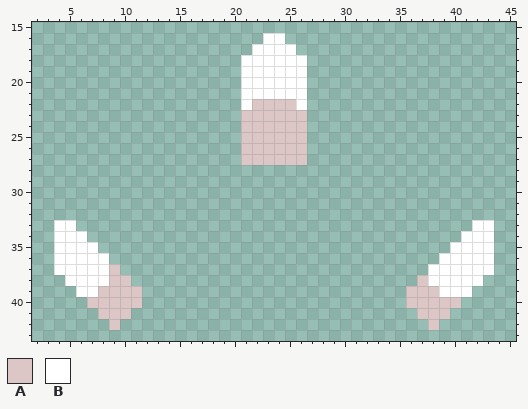
Two states of a pixel-art sprite, sprites/units/glow-flare-cell.png. Above, as it was before the edit.
The file is 48x48 pixels. Shown: x 2..45, y 15..43. The old version is drawn lined up with the new one.
Palette (. is transparent): A #dcc6c6  B #ffffff
Pixels before, first column x 4:
16 ...................BB...................
17 ..................BBBB..................
18 .................BBBBBB.................
19 .................BBBBBB.................
20 .................BBBBBB.................
21 .................BBBBBB.................
22 .................BAAAAB.................
23 .................AAAAAA.................
24 .................AAAAAA.................
25 .................AAAAAA.................
26 .................AAAAAA.................
27 .................AAAAAA.................
28 ........................................
29 ........................................
30 ........................................
31 ........................................
32 ........................................
33 BB....................................BB
34 BBB..................................BBB
35 BBBB................................BBBB
36 BBBBB..............................BBBBB
37 BBBBBA............................BBBBBB
38 .BBBBAA..........................ABBBBB.
39 ..BBAAAA........................AAABBB..
40 ...AAAAA........................AAAAA...
41 ....AAA..........................AAA....
42 .....A............................A.....
After:
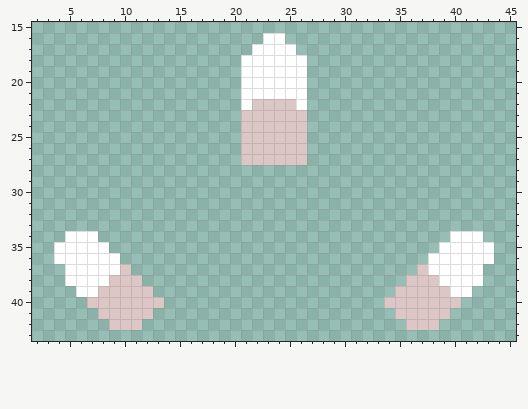
Edits made:
drawings rearranged on the sheet (the old picture shows each at its new place)
Colour A is added in row 37 at x 10 and 37; in row 38 at x 11 and 36; in row 39 at x 12 and 35; in row 40 at x 12 to 13 and 34 to 35; in row 41 at x 11 to 12 and 35 to 36; in row 42 at x 10 to 11 and 36 to 37.
Colour A replaces colour B in row 38 at x 38; in row 39 at x 39.
Colour B is added in row 34 at x 7 and 40; in row 35 at x 8 and 39; in row 36 at x 9 and 38.
Colour B replaces colour A in row 37 at x 9.
Colour B is removed in row 33 at x 4 to 5 and 42 to 43; in row 34 at x 4 and 43; in row 37 at x 4 and 43.
